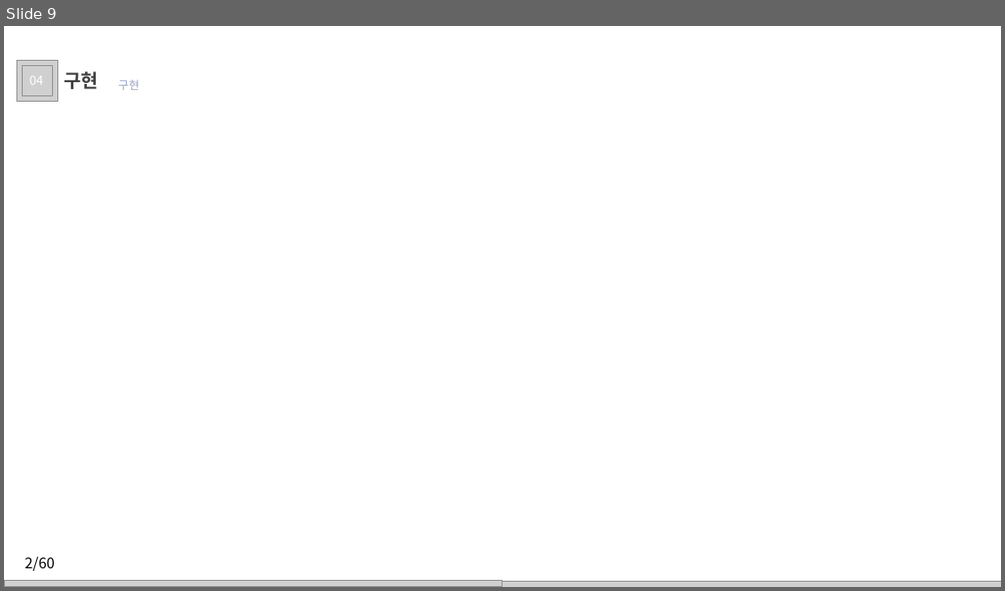
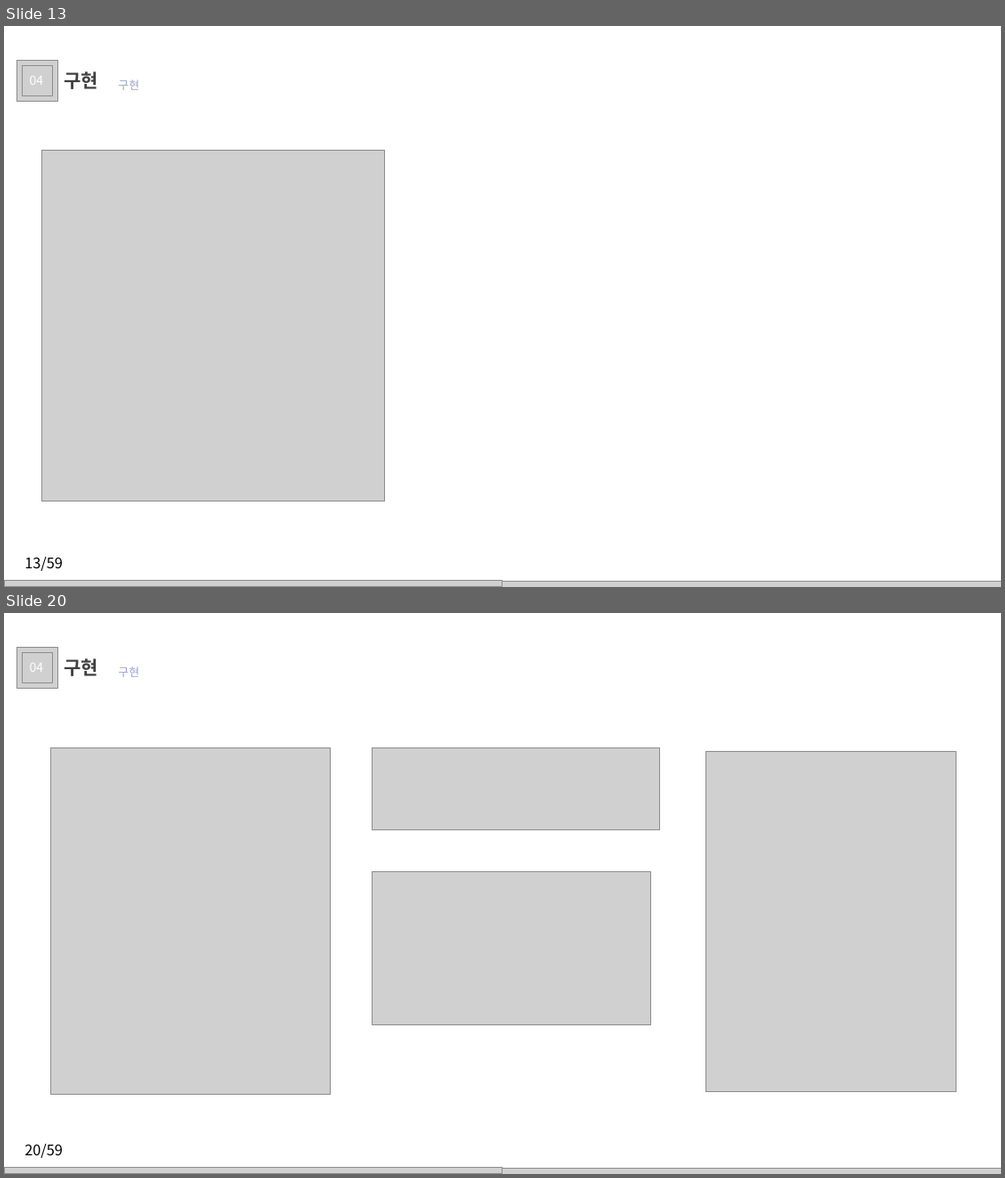
Before and after one commit to juhyeonjong2/EzenCompany, a slide deck: Documents/8. 발표/2. 최종발표/이젠컴퍼니.pptx. Shown one above the other, each under a label of ours: slide 9 before the commit, slides 13 and 20 after it; the slides between them are not shown. The pictures are 1005x591 and 1005x1178 pixels, drawn with LibreOffice and Linux fonts; fonts in the diff are those of the drawing; grey boxes stand for pictures; background and template pictures are left out. Boxes give left, top, right and bottom in pixels: in the first picture for what was removed or moved away, otherwise in the second. Text is boxed around its words. In the diff, an @@ line names an element or a change of style, - is before the commit and + after.

```diff
--- a/Documents/8. 발표/2. 최종발표/이젠컴퍼니.pptx
+++ b/Documents/8. 발표/2. 최종발표/이젠컴퍼니.pptx
@@ slide 20 added at <box>4,613,1001,1174</box>, background picture (left out) @@
@@ picture added at <box>17,648,57,688</box> @@
@@ picture added at <box>22,653,53,683</box> @@
@@ text added at <box>30,663,44,672</box>, 12 pt, text #FFFFFF @@
+04
@@ text added at <box>64,658,98,676</box>, 18 pt, text #404040, bold @@
+구현
@@ text added at <box>118,666,139,677</box>, 11 pt, text #9BA3CB @@
+구현
@@ picture added at <box>51,747,331,1094</box> @@
@@ picture added at <box>372,747,660,830</box> @@
@@ picture added at <box>706,751,956,1091</box> @@
@@ picture added at <box>372,872,651,1024</box> @@
@@ text added at <box>24,1143,63,1158</box>, 14 pt, text #000000 @@
+20/59
@@ picture added at <box>4,1167,1001,1174</box> @@
@@ picture added at <box>4,1167,502,1174</box> @@
@@ what was slide 9 is now slide 13 @@
@@ slide 13 changed as well @@
@@ picture added at <box>41,150,385,501</box> @@
@@ text at <box>24,556,63,571</box>: text changed @@
-2/60
+13/59
```
Also in this commit, not shown: 9 other slides changed, 47 other slides added.
